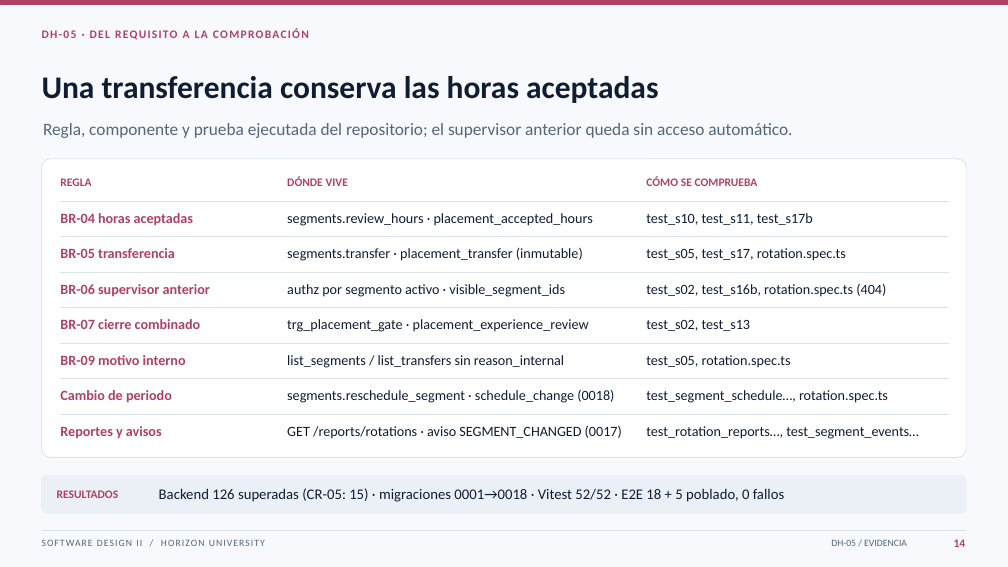
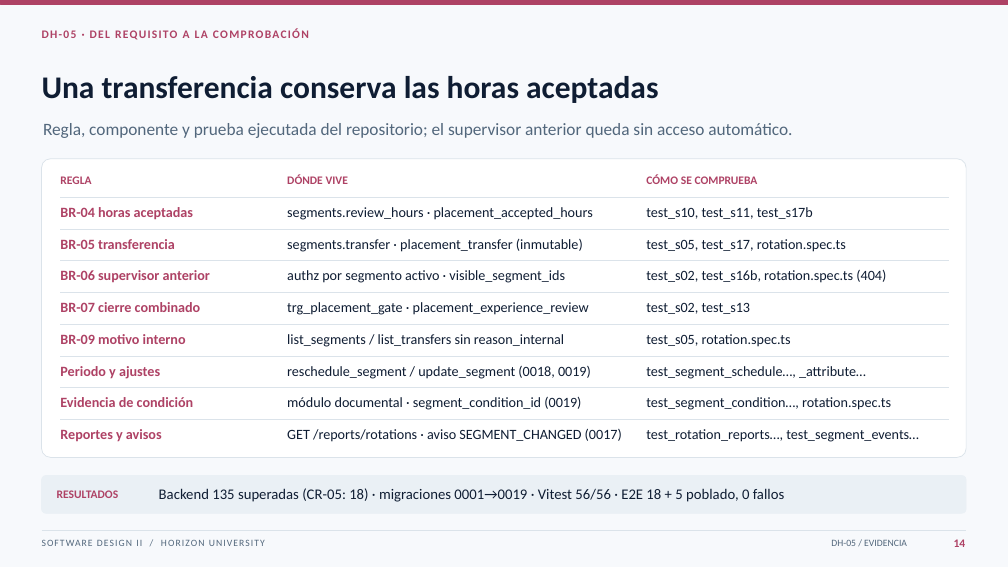
Before and after one commit to maxtrosy/internship-lifecycle-platform, a slide deck: slide 14 of evaluacion-4/docs/cambio-e-impacto/Evaluacion_4_Solicitudes_de_Cambio_DH01_DH05.pptx. Drawn at 1008x567 pixels with LibreOffice and Linux fonts; fonts in the diff are those of the drawing. Boxes give left, top, right and bottom in pixels: in the first picture for what was removed or moved away, otherwise in the second. Text is boxed around its words. In the diff, an @@ line names an element or a change of style, - is before the commit and + after.

Commit message:
Add audited segment edits and evidence workflow
Migration 0019 adds append-only segment revisions and document-backed condition evidence, with frontend flows and regression coverage. Also adds a placement-state rotation-report filter, date-relative demo fixtures, and rejects published development JWT secrets outside development and demo environments.

```diff
--- a/evaluacion-4/docs/cambio-e-impacto/Evaluacion_4_Solicitudes_de_Cambio_DH01_DH05.pptx
+++ b/evaluacion-4/docs/cambio-e-impacto/Evaluacion_4_Solicitudes_de_Cambio_DH01_DH05.pptx
@@ text "BR-04 horas aceptadas": place and size @@
-text "BR-04 horas aceptadas" at box(60, 213, 193, 226)
+text "BR-04 horas aceptadas" at box(60, 207, 193, 220)
@@ line moved from (60, 201) - (949, 201) to (60, 197) - (949, 197) @@
@@ text "segments.review_hours · placement_accepted_hours": place and size @@
-text "segments.review_hours · placement_accepted_hours" at box(287, 213, 593, 226)
+text "segments.review_hours · placement_accepted_hours" at box(287, 207, 593, 220)
@@ text "test_s10, test_s11, test_s17b": place and size @@
-text "test_s10, test_s11, test_s17b" at box(646, 213, 813, 225)
+text "test_s10, test_s11, test_s17b" at box(646, 207, 813, 219)
@@ text "BR-05 transferencia": place and size @@
-text "BR-05 transferencia" at box(60, 248, 175, 258)
+text "BR-05 transferencia" at box(60, 239, 175, 249)
@@ line moved from (60, 237) - (949, 237) to (60, 229) - (949, 229) @@
@@ text "segments.transfer · placement_transfer (inmutable)": place and size @@
-text "segments.transfer · placement_transfer (inmutable)" at box(287, 248, 583, 261)
+text "segments.transfer · placement_transfer (inmutable)" at box(287, 239, 583, 252)
@@ text "test_s05, test_s17, rotation.spec.ts": place and size @@
-text "test_s05, test_s17, rotation.spec.ts" at box(646, 248, 846, 261)
+text "test_s05, test_s17, rotation.spec.ts" at box(646, 239, 846, 252)
@@ text "BR-06 supervisor anterior": place and size @@
-text "BR-06 supervisor anterior" at box(60, 284, 210, 296)
+text "BR-06 supervisor anterior" at box(60, 270, 210, 282)
@@ line moved from (60, 272) - (949, 272) to (60, 261) - (949, 261) @@
@@ text "authz por segmento activo · ...": place and size @@
-text "authz por segmento activo · ..." at box(287, 284, 565, 297)
+text "authz por segmento activo · ..." at box(287, 270, 565, 283)
@@ text "test_s02, test_s16b, rotation.spec.ts (404)": place and size @@
-text "test_s02, test_s16b, rotation.spec.ts (404)" at box(646, 284, 886, 297)
+text "test_s02, test_s16b, rotation.spec.ts (404)" at box(646, 270, 886, 283)
@@ 3 texts, 1 line: place and size @@
-3 texts, 1 line at box(60, 308, 949, 332)
+3 texts, 1 line at box(60, 293, 949, 315)
@@ text "BR-09 motivo interno": place and size @@
-text "BR-09 motivo interno" at box(60, 355, 186, 365)
+text "BR-09 motivo interno" at box(60, 334, 186, 344)
@@ line moved from (60, 343) - (949, 343) to (60, 324) - (949, 324) @@
@@ text "list_segments / list_transfers sin reason_internal": place and size @@
-text "list_segments / list_transfers sin reason_internal" at box(287, 355, 564, 368)
+text "list_segments / list_transfers sin reason_internal" at box(287, 334, 564, 347)
@@ text "test_s05, rotation.spec.ts": place and size @@
-text "test_s05, rotation.spec.ts" at box(646, 355, 791, 368)
+text "test_s05, rotation.spec.ts" at box(646, 334, 791, 347)
@@ line moved from (60, 379) - (949, 379) to (60, 356) - (949, 356) @@
@@ line moved from (60, 414) - (949, 414) to (60, 388) - (949, 388) @@
@@ text at box(60, 366, 160, 379): text changed @@
-Cambio de periodo
+Periodo y ajustes
@@ text at box(287, 366, 591, 379): text changed @@
-segments.reschedule_segment · schedule_change (0018)
+reschedule_segment / update_segment (0018, 0019)
@@ text at box(646, 366, 866, 379): text changed @@
-test_segment_schedule…, rotation.spec.ts
+test_segment_schedule…, _attribute…
@@ text added at box(60, 397, 194, 407), 13.5 pt, text #AE4265, bold @@
+Evidencia de condición
@@ text added at box(287, 397, 581, 410), 13.5 pt, text #0F1D33 @@
+módulo documental · segment_condition_id (0019)
@@ text added at box(646, 397, 891, 410), 13.5 pt, text #0F1D33 @@
+test_segment_condition…, rotation.spec.ts
@@ line added from (60, 420) to (949, 420), #DBE3EA 0.75 pt @@
@@ text at box(159, 488, 784, 502): text changed @@
-Backend 126 superadas (CR-05: 15) · migraciones 0001→0018 · Vitest 52/52 · E2E 18 + 5 poblado, 0 fallos
+Backend 135 superadas (CR-05: 18) · migraciones 0001→0019 · Vitest 56/56 · E2E 18 + 5 poblado, 0 fallos
```
Also in this commit, not shown: 1 other slide changed, 45 other files.
